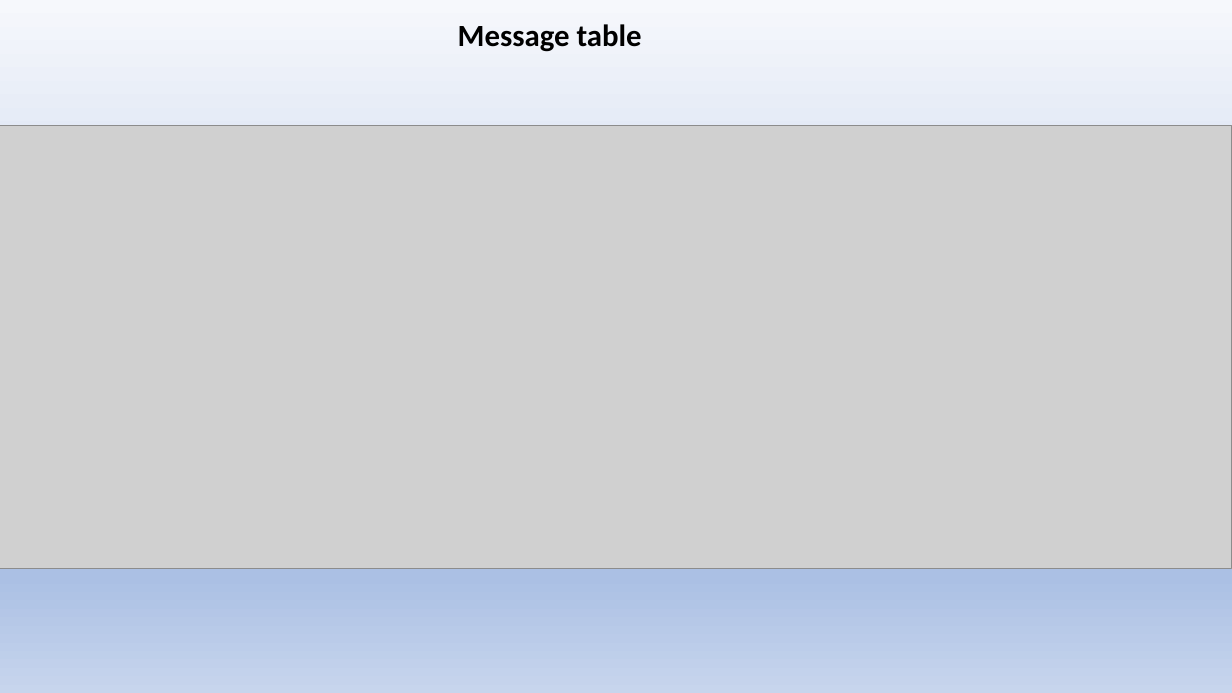
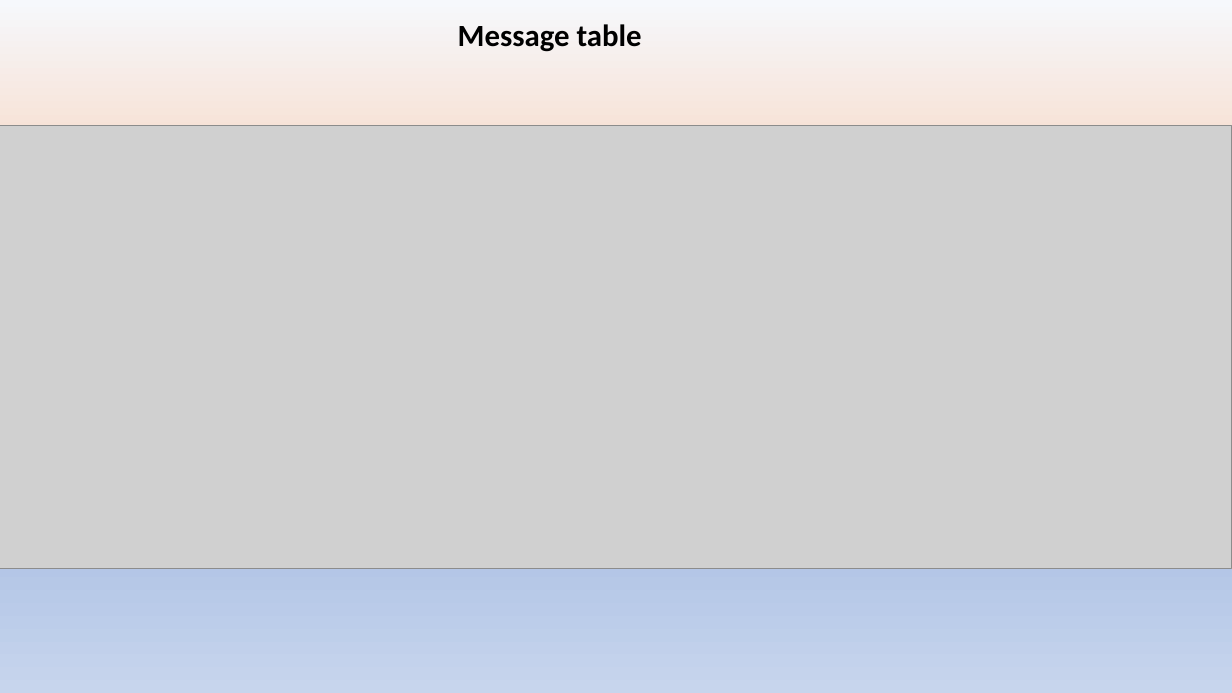
Before and after one commit to shaongitbd/socialz, a slide deck: slide 11 of Database Project.pptx (slide 7 before the commit). Drawn at 1232x693 pixels with LibreOffice and Linux fonts; fonts in the diff are those of the drawing; grey boxes stand for pictures. Boxes give left, top, right and bottom in pixels: in the first picture for what was removed or moved away, otherwise in the second. Text is boxed around its words. In the diff, an @@ line names an element or a change of style, - is before the commit and + after.

```diff
--- a/Database Project.pptx
+++ b/Database Project.pptx
@@ background gradient #F6F8FC to #ABC0E4 to #C7D5ED to gradient #F6F8FC to #F8CBAD to #ABC0E4 to #C7D5ED @@
```
Also in this commit, not shown: 6 other slides changed, 1 slide added, 1 slide removed, 2 other files.
